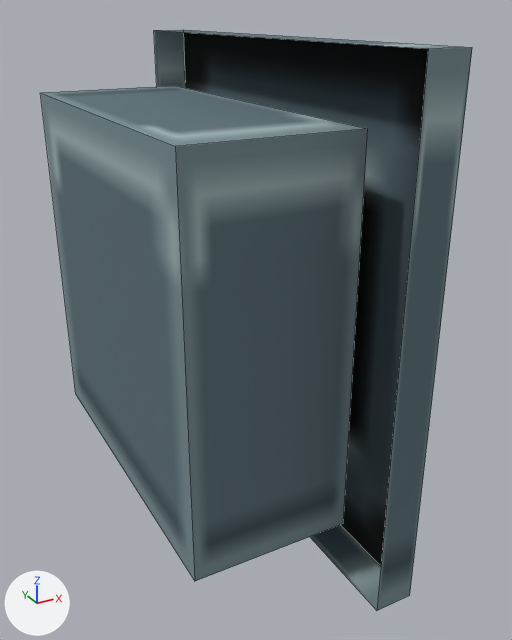
Renders of the OBJ model src/main/resources/assets/create_nuclear_industry/models/block/turbine/mesh/controller_right.obj from each side of a commit.
Both versions are drawn from a 50 mm camera at (0.228, -1.78, 1.049) aimed at (0.891, -0.576, 0.447). Arrows for +X, +Y and +Z are at lower left; the lights stay in place. The picture after the commit comes second. Mesh edges are drawn as thin lines. Where no turn or scale is listed for an object, it has been applied to the vertices. Vertices at exactly the same position are counted once.

Before the edit, the objects in view are built like this:
```python
me_controller_right = bpy.data.meshes.new('controller_right')
me_controller_right.from_pydata(...)  # 16 vertices, 10 faces; spans x 0.6..1.0, y -1.0..0.0, z 0.0..1.0
# faces by material slot: [4, 1, 5]
me_controller_right.materials.append(mat_endcap)  # picture img_turbine_casing_panel
me_controller_right.materials.append(mat_controller)  # picture img_turbine_controller
me_controller_right.materials.append(mat_casing)  # picture img_turbine_casing_panel
# before: 1 (0.92, 0.0, 0.0), 2 (0.92, 0.0, 1.0) at pixel (153, 30), 6 (0.92, -1.0, 1.0) at pixel (428, 48), 7 (0.92, -1.0, 0.0) at pixel (376, 610)
ob_controller_right = bpy.data.objects.new('controller_right', me_controller_right)
ob_controller_right.location = (0.0, 0.0, 0.0)
```
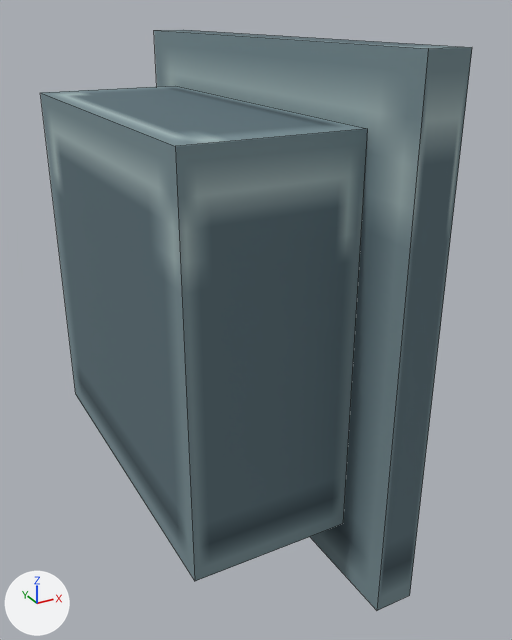
The change, as a diff of the scene's bpy script:
```diff
--- a/src/main/resources/assets/create_nuclear_industry/models/block/turbine/mesh/controller_right.obj.py
+++ b/src/main/resources/assets/create_nuclear_industry/models/block/turbine/mesh/controller_right.obj.py
@@ me_controller_right @@
 # used by ob_controller_right; location = (0.0, 0.0, 0.0)
 # verts and faces of me_controller_right; kept vertices keep their numbers, new ones are numbered from 16
-me_controller_right.from_pydata(...)  # 16 vertices, 10 faces; spans x 0.6..1.0, y -1.0..0.0, z 0.0..1.0
+me_controller_right.from_pydata(...)  # 16 vertices, 11 faces; spans x 0.6..1.0, y -1.0..0.0, z 0.0..1.0
+# me_controller_right part 1
+faces += [(1, 7, 6, 2)]  # mat_endcap (picture img_turbine_casing_panel)
 me_controller_right.materials.append(mat_endcap)
```

Location of each change, (x1, y1, x2, y2) in pixels of the pictures (512 x 640 px):
part 1 of me_controller_right, added: after (154, 30, 428, 610)
